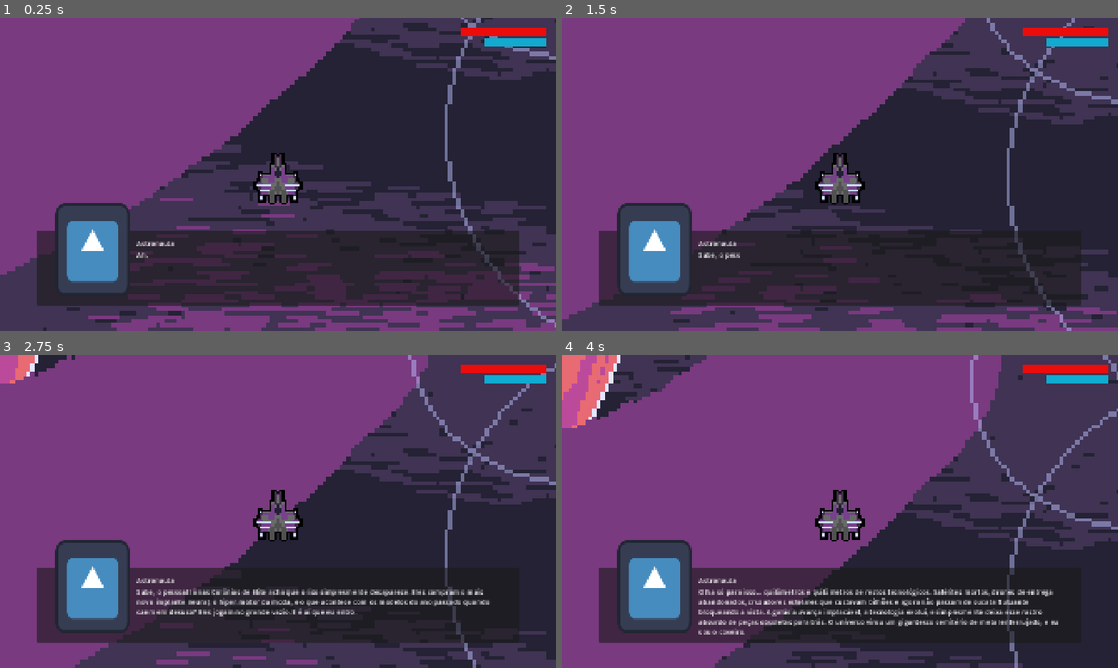
Above: before the commit, frames 1-4 (two rows, left to right).
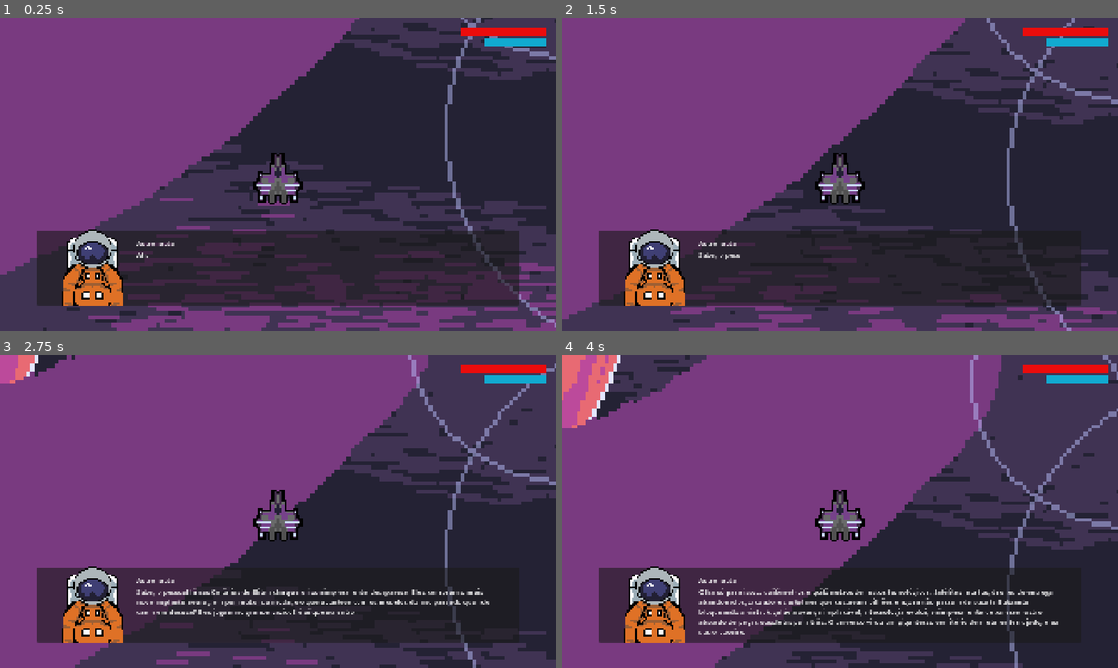
Above: after the commit, the same moments.

Repository: scorpion-bits/AstroDash
Game: Godot game, scene res://Rooms/Mode/Story/LevelManager/levels/Fase1/fase_1.tscn
The game is run twice, just before and just after one commit, with the same random seed, the same clock (stepped at 60 frames per second) and the same inputs. The project has no main scene, so this scene is started directly. The engine's default icon, where the game draws it, is replaced by a stand-in: a white triangle on a blue panel in a dark square.
Inputs:
- Up to frame 1 (0.25 s): no input
- Up to frame 2 (1.5 s): tap Enter (ui_accept) at 0.5, 0.77 s; hold D (right_1) 0.53-1.28 s; hold S (down_1) from 1.28 s (still down)
- Up to frame 3 (2.75 s): tap Enter (ui_accept) at 1.52 s; release S (down_1) at 2.03 s; hold D (right_1) from 2.03 s (still down)
- Up to frame 4 (4 s): release D (right_1) at 2.78 s; hold W (up_1) 2.78-3.53 s; tap Enter (ui_accept) at 3.02, 3.77 s; hold A (left_1) from 3.53 s (still down)

The runs differ from the first frame. In frame 1, 3.9% of the frame differs, in the area x 9-32%, y 59-92%; in frame 2, 3.9%; in frame 3, 5.2%; in frame 4, 5.9%, in the area x 9-90%, y 59-92%.

Commit message:
novos assets

Diff:
--- a/Huds/Dialogo/dialogue_ui.tscn
+++ b/Huds/Dialogo/dialogue_ui.tscn
@@ -1,7 +1,7 @@
 [gd_scene format=3 uid="uid://3nscpcvoaj6"]
 
 [ext_resource type="Script" uid="uid://cgcl0qr7nv5f3" path="res://Rooms/Mode/Story/Componentes/DialogueSystem/dialogue_ui.gd" id="1_oqfc2"]
-[ext_resource type="Texture2D" uid="uid://c18nha187bm0r" path="res://asstes/icon.svg" id="1_yipck"]
+[ext_resource type="Texture2D" uid="uid://dy31h6qenoxo3" path="res://Huds/Dialogo/portraits/Player/Astronauta portrait.png" id="2_oqfc2"]
 
 [node name="DialogueUI" type="CanvasLayer" unique_id=699159936]
 script = ExtResource("1_oqfc2")
@@ -13,14 +13,16 @@
 offset_bottom = 992.0
 
 [node name="Portrait" type="TextureRect" parent="Background" unique_id=1976637989]
+texture_filter = 1
 layout_mode = 0
 offset_left = 64.0
-offset_top = -96.0
+offset_top = -64.0
 offset_right = 320.0
-offset_bottom = 224.0
-texture = ExtResource("1_yipck")
+offset_bottom = 256.0
+texture = ExtResource("2_oqfc2")
 
 [node name="NameLabel" type="Label" parent="Background" unique_id=897731504]
+texture_filter = 1
 layout_mode = 0
 offset_left = 344.0
 offset_top = 24.0
@@ -30,6 +32,7 @@
 text = "Nome"
 
 [node name="TextLabel" type="RichTextLabel" parent="Background" unique_id=212237571]
+texture_filter = 1
 layout_mode = 0
 offset_left = 344.0
 offset_top = 64.0
--- a/Rooms/Mode/Story/Componentes/WeaponComponent/weapon_component.gd
+++ b/Rooms/Mode/Story/Componentes/WeaponComponent/weapon_component.gd
@@ -24,7 +24,6 @@
 func _process(delta: float) -> void:
 	time_since_last_shot += delta
 
-	#tempo para recarregar a energia
 	if time_since_last_shot > 2.0 and current_energy < max_energy:
 		current_energy += energy_recovery_rate * delta
 		current_energy = min(current_energy, max_energy)
--- a/Rooms/Mode/Story/LevelManager/levels/Fase1/fase_1.tscn
+++ b/Rooms/Mode/Story/LevelManager/levels/Fase1/fase_1.tscn
@@ -4,15 +4,15 @@
 [ext_resource type="Script" uid="uid://dg5tvq6la5uld" path="res://Rooms/Mode/Story/LevelManager/levels/Fase1/fase_1.gd" id="2_iajsu_script"]
 [ext_resource type="Script" uid="uid://dfse47ntl1cba" path="res://Rooms/Mode/Story/Componentes/DialogueSystem/dialogue_line.gd" id="3_5uc2h"]
 [ext_resource type="PackedScene" uid="uid://dt5qfbw2fbjcc" path="res://Rooms/Mode/Story/StoryPlayer/Player/StoryPlayer.tscn" id="3_gctc8"]
+[ext_resource type="Texture2D" uid="uid://dy31h6qenoxo3" path="res://Huds/Dialogo/portraits/Player/Astronauta portrait.png" id="4_2wx6x"]
 [ext_resource type="Texture2D" uid="uid://bhhp7uhw8rauc" path="res://Rooms/Mode/Story/LevelManager/levels/Fase1/assets/fundo fase.png" id="4_iajsu_bg"]
-[ext_resource type="Texture2D" uid="uid://c18nha187bm0r" path="res://asstes/icon.svg" id="4_mirka"]
 [ext_resource type="AudioStream" uid="uid://cjisdrjdxp7k7" path="res://Rooms/Mode/Story/audios/Vozes/Blip.wav" id="5_2wx6x"]
 
 [sub_resource type="Resource" id="Resource_wcote"]
 script = ExtResource("3_5uc2h")
 speaker_name = "Astronauta"
 text = "Ah... mais um dia de trabalho."
-portrait = ExtResource("4_mirka")
+portrait = ExtResource("4_2wx6x")
 voice_blip = ExtResource("5_2wx6x")
 pitch_base = 0.8
 chars_per_second = 40.0
@@ -22,7 +22,7 @@
 script = ExtResource("3_5uc2h")
 speaker_name = "Astronauta"
 text = "Sabe, o pessoal lá nas Colônias de Elite acha que o lixo simplesmente desaparece. Eles compram o mais novo implante neural, o hiper-motor da moda, e o que acontece com os modelos do ano passado quando caem em desuso? Eles jogam no grande vazio. E é aí que eu entro."
-portrait = ExtResource("4_mirka")
+portrait = ExtResource("4_2wx6x")
 voice_blip = ExtResource("5_2wx6x")
 pitch_base = 0.8
 chars_per_second = 40.0
@@ -32,7 +32,7 @@
 script = ExtResource("3_5uc2h")
 speaker_name = "Astronauta"
 text = "Olha só para isso... quilômetros e quilômetros de restos tecnológicos. Satélites mortos, drones de entrega aban …(314 unchanged characters)…
-portrait = ExtResource("4_mirka")
+portrait = ExtResource("4_2wx6x")
 voice_blip = ExtResource("5_2wx6x")
 pitch_base = 0.8
 chars_per_second = 40.0
@@ -42,7 +42,7 @@
 script = ExtResource("3_5uc2h")
 speaker_name = "Astronauta"
 text = "Ou, como eles preferem colocar no meu contrato de baixo escalão: Técnico de Triagem de Resíduos Orbitais."
-portrait = ExtResource("4_mirka")
+portrait = ExtResource("4_2wx6x")
 voice_blip = ExtResource("5_2wx6x")
 pitch_base = 0.8
 chars_per_second = 40.0
@@ -52,7 +52,7 @@
 script = ExtResource("3_5uc2h")
 speaker_name = "Astronauta"
 text = "No fim das contas, a gente sabe a verdade. Eu sou só o gari do espaço. Vinte anos respirando ar reciclado da mesma cabine, bebendo café com gosto de óleo de motor e cheirando a ozônio queimado. Não tem glória nenhuma aqui fora."
-portrait = ExtResource("4_mirka")
+portrait = ExtResource("4_2wx6x")
 voice_blip = ExtResource("5_2wx6x")
 pitch_base = 0.8
 chars_per_second = 40.0
@@ -62,7 +62,7 @@
 script = ExtResource("3_5uc2h")
 speaker_name = "Astronauta"
 text = "Ninguém faz estátuas para quem limpa a sujeira do universo. Mas, se eu e minha nave não estivéssemos aqui, em três meses os riquinhos não conseguiriam nem tirar seus cruzeiros de luxo da garagem sem bater de frente com um reator termonuclear de quinta mão."
-portrait = ExtResource("4_mirka")
+portrait = ExtResource("4_2wx6x")
 voice_blip = ExtResource("5_2wx6x")
 pitch_base = 0.8
 chars_per_second = 40.0
@@ -72,7 +72,7 @@
 script = ExtResource("3_5uc2h")
 speaker_name = "Astronauta"
 text = "Ok, vamos trabalhar!"
-portrait = ExtResource("4_mirka")
+portrait = ExtResource("4_2wx6x")
 voice_blip = ExtResource("5_2wx6x")
 pitch_base = 0.8
 chars_per_second = 40.0
Binary file added: Huds/Dialogo/portraits/Player/Astronauta portrait.png
Not shown, added: Huds/Dialogo/portraits/Player/Astronauta portrait.png.import
Binary file added: Huds/Dialogo/portraits/Player/astronauta portrait.ase
Binary file added: Rooms/Mode/Story/Componentes/HealthComponent/assets/healthbar.aseprite
